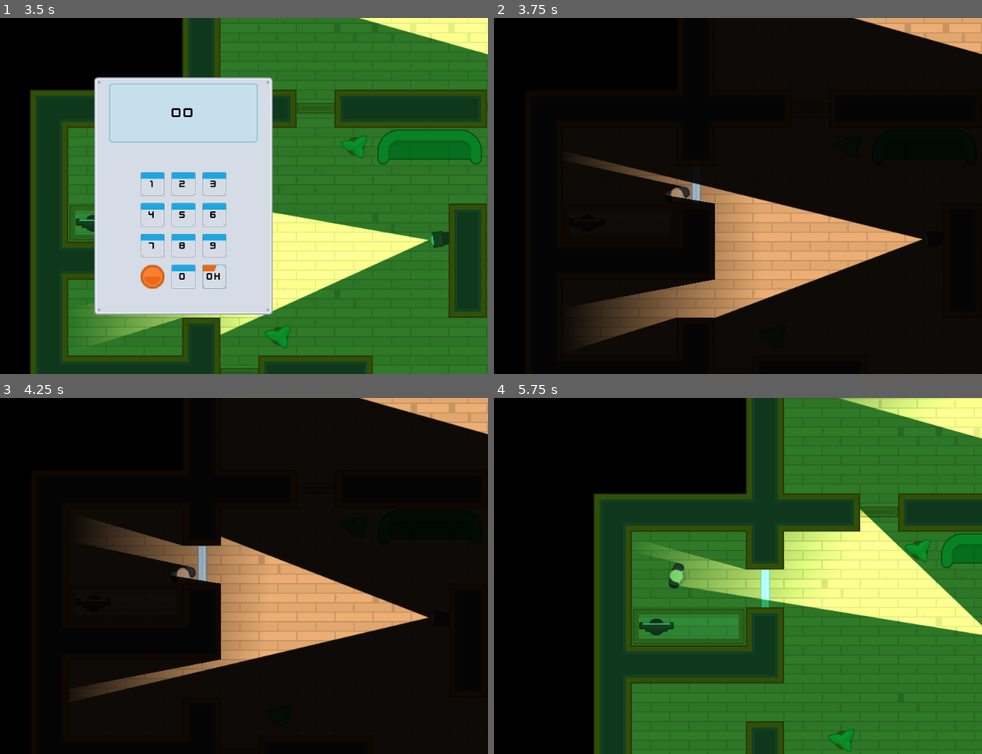
Above: before the commit, frames 1-4 (two rows, left to right).
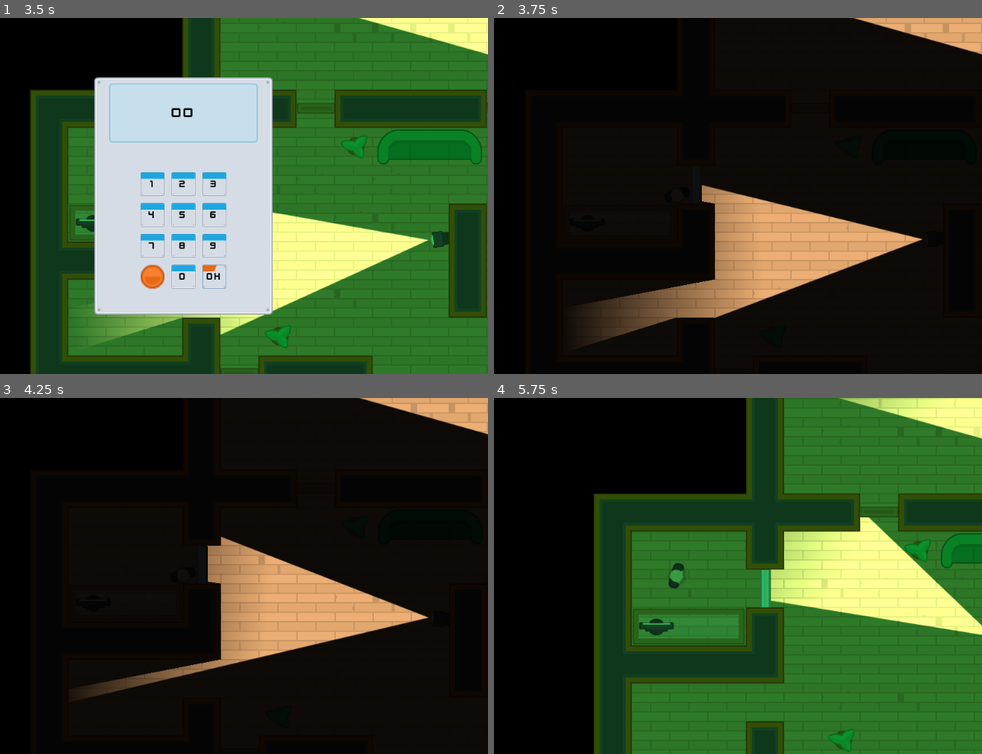
Above: after the commit, the same moments.

Repository: alexandrepeluchi/godot-udemy
Game: Godot game, scene res://Levels/Level1.tscn
Two runs of this game, one before a commit and one after it. Both use one fixed random seed, a clock stepped at 60 frames per second and the inputs below.
Inputs (mouse positions are in pixels of both pictures, inside the frame that each line leads up to):
- Up to frame 1 (3.5 s): tap Enter at 0.5 s; move the mouse to (361, 131) at 0.52 s; hold D (move_right) 0.53-1.28 s; hold Space (toggle_vision_mode) 0.53-1.28 s; click (361, 131) at 0.67 s; move the mouse to (195, 203) at 1.27 s; hold S (move_down) 1.28-2 s; tap Space (toggle_vision_mode) at 1.35 s; click (195, 203) at 1.42 s; click "Ok" at 2 s; click "Ok" at 2.75 s
- Up to frame 2 (3.75 s): move the mouse to (733, 373) at 3.52 s; hold D (move_right) from 3.53 s (still down); hold Space (toggle_vision_mode) from 3.53 s (still down); click (733, 373) at 3.67 s
- Up to frame 3 (4.25 s): keep holding D (move_right); keep holding Space (toggle_vision_mode)
- Up to frame 4 (5.75 s): move the mouse to (586, 583) at 4.27 s; release D (move_right) at 4.28 s; release Space (toggle_vision_mode) at 4.28 s; hold W (move_up) 4.28-5.03 s; tap Space (toggle_vision_mode) at 4.35 s; click (586, 583) at 4.42 s; move the mouse to (860, 629) at 5.02 s; hold A (move_left) from 5.03 s (still down); hold Space (toggle_vision_mode) from 5.03 s (still down)

Frame 1 is identical in both runs. In frame 2, 0.7% of the frame differs, in the area x 17-43%, y 38-52%; in frame 3, 1.7%; in frame 4, 1.9%, in the area x 32-77%, y 31-58%.
Error in both runs: Invalid get index '0' (on base: 'Array'). (res://Characters/NPCs/Guard.gd:26)

Commit message:
Occlusion nas portas

Diff:
--- a/Heist Meisters/Doors/Door.tscn
+++ b/Heist Meisters/Doors/Door.tscn
@@ -49,6 +49,9 @@
 "times": PoolRealArray( 0, 3.8 )
 }
 
+[sub_resource type="OccluderPolygon2D" id=5]
+polygon = PoolVector2Array( -32.118, -9.08527, -31.9605, 9.02611, 32.1381, 8.86862, 32.1381, -9.08527 )
+
 [node name="Door" type="Area2D"]
 collision_layer = 2
 collision_mask = 5
@@ -79,6 +82,9 @@
 
 [node name="AudioStreamPlayer2D" type="AudioStreamPlayer2D" parent="."]
 stream = ExtResource( 2 )
+
+[node name="LightOccluder2D" type="LightOccluder2D" parent="."]
+occluder = SubResource( 5 )
 [connection signal="body_entered" from="." to="." method="_on_Door_body_entered"]
 [connection signal="body_exited" from="." to="." method="_on_Door_body_exited"]
 [connection signal="input_event" from="." to="." method="_on_Door_input_event"]
Not shown: 1 places in Heist Meisters/Doors/Door.tscn that only renumber resources
